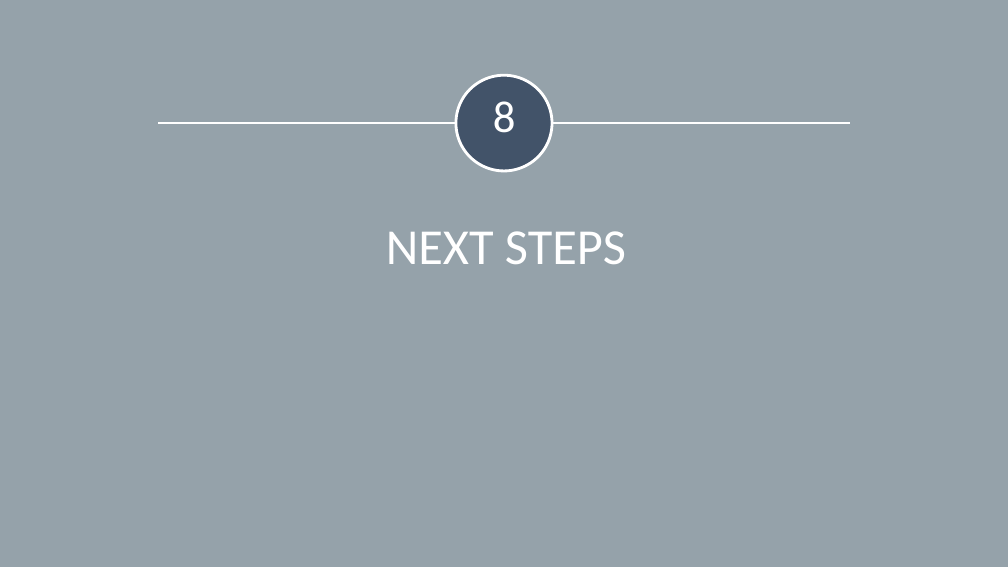
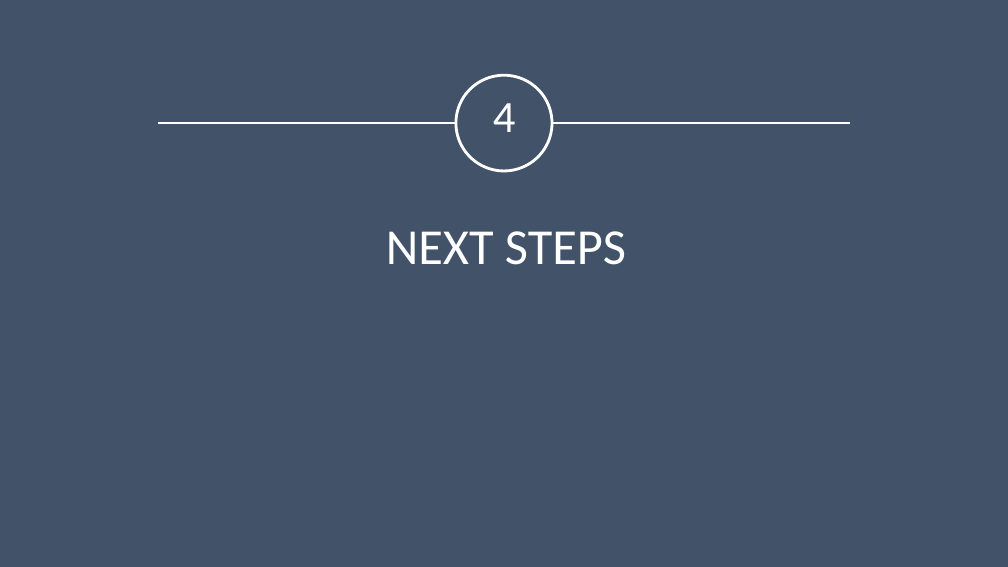
Before and after one commit to opus-meum/power-automate, a slide deck: slide 42 of Capability Assessment Report.pptx. Drawn at 1008x567 pixels with LibreOffice and Linux fonts; fonts in the diff are those of the drawing. Boxes give left, top, right and bottom in pixels: in the first picture for what was removed or moved away, otherwise in the second. Text is boxed around its words. In the diff, an @@ line names an element or a change of style, - is before the commit and + after.

```diff
--- a/Capability Assessment Report.pptx
+++ b/Capability Assessment Report.pptx
@@ background #95A2AA to #425369 @@
@@ text at (493,103,516,132): text changed @@
-8
+4
```
Also in this commit, not shown: 10 other slides changed, 27 slides removed, 1 other file.
